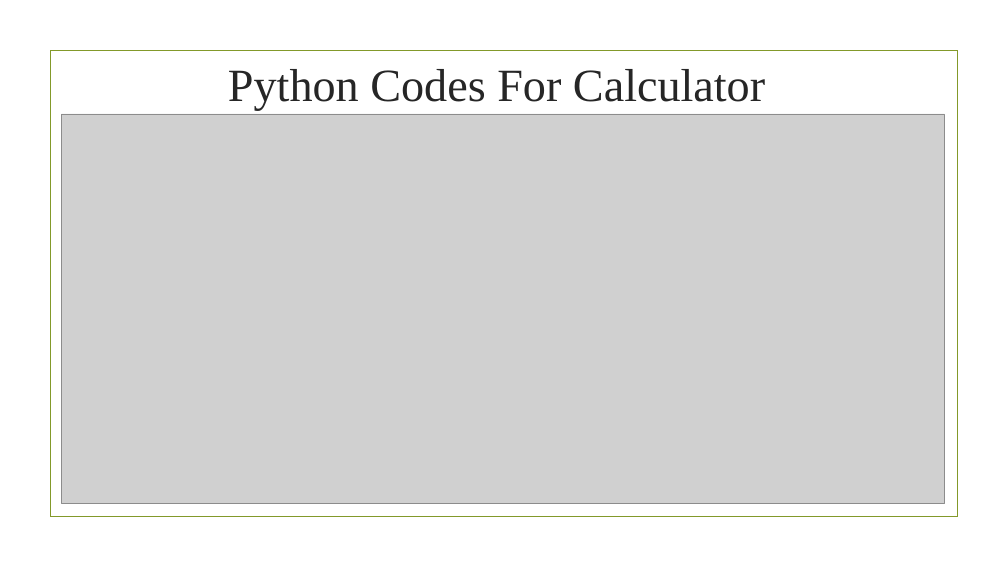
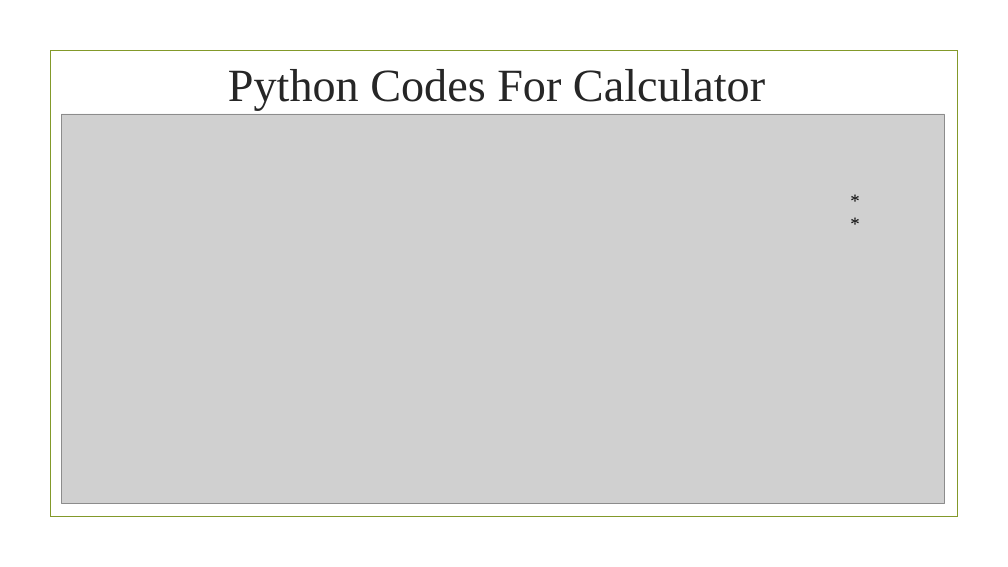
Before and after one commit to PrashantBhunal/finalProject, a slide deck: slide 9 of ppt github.pptx (slide 8 before the commit). Drawn at 1008x567 pixels with LibreOffice and Linux fonts; fonts in the diff are those of the drawing; grey boxes stand for pictures; background and template pictures are left out. Boxes give left, top, right and bottom in pixels: in the first picture for what was removed or moved away, otherwise in the second. Text is boxed around its words. In the diff, an @@ line names an element or a change of style, - is before the commit and + after.

```diff
--- a/ppt github.pptx
+++ b/ppt github.pptx
@@ text added at [843, 185, 875, 216], 18 pt, text #000000 @@
+**
```
Also in this commit, not shown: 2 other slides changed, 1 slide added.
